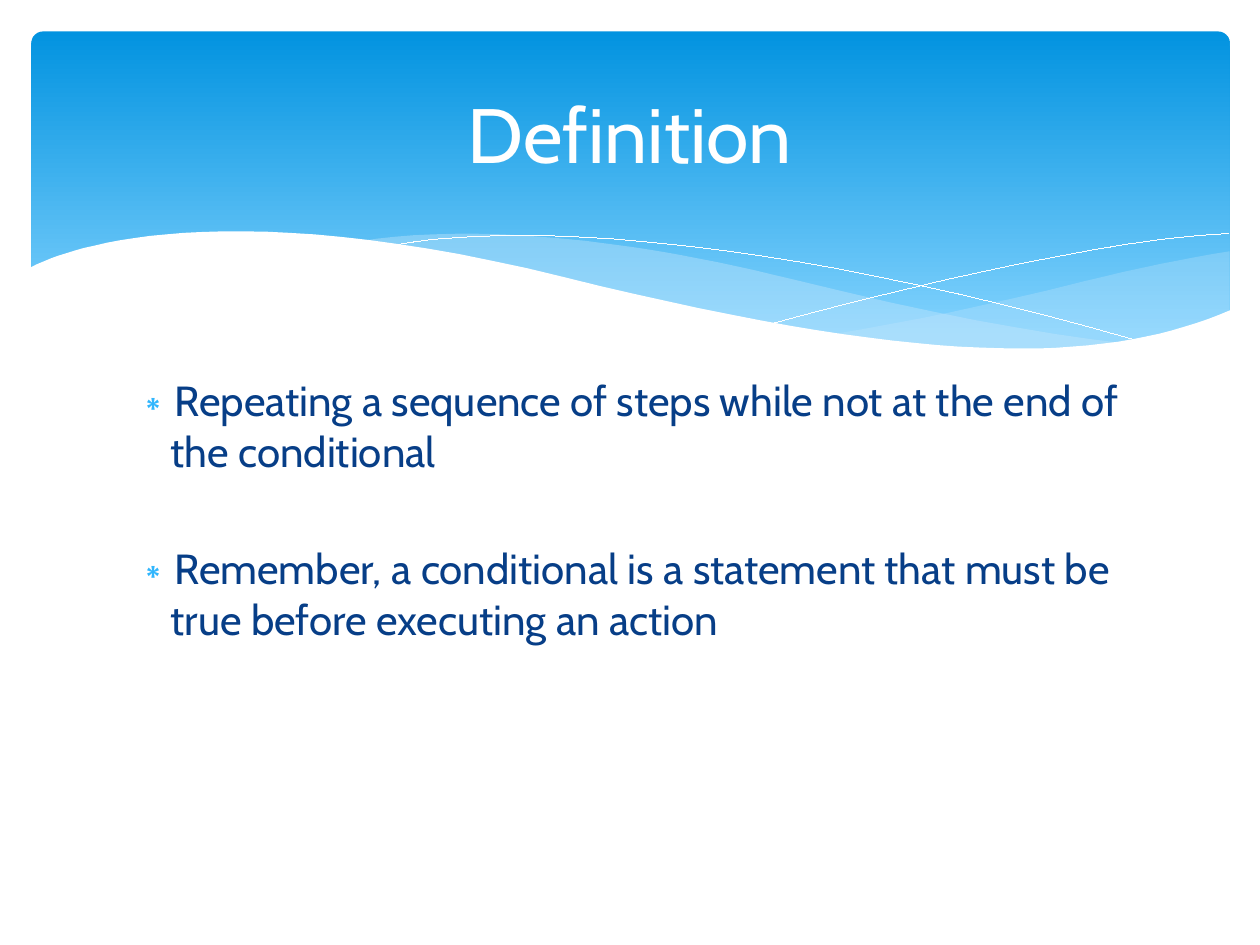
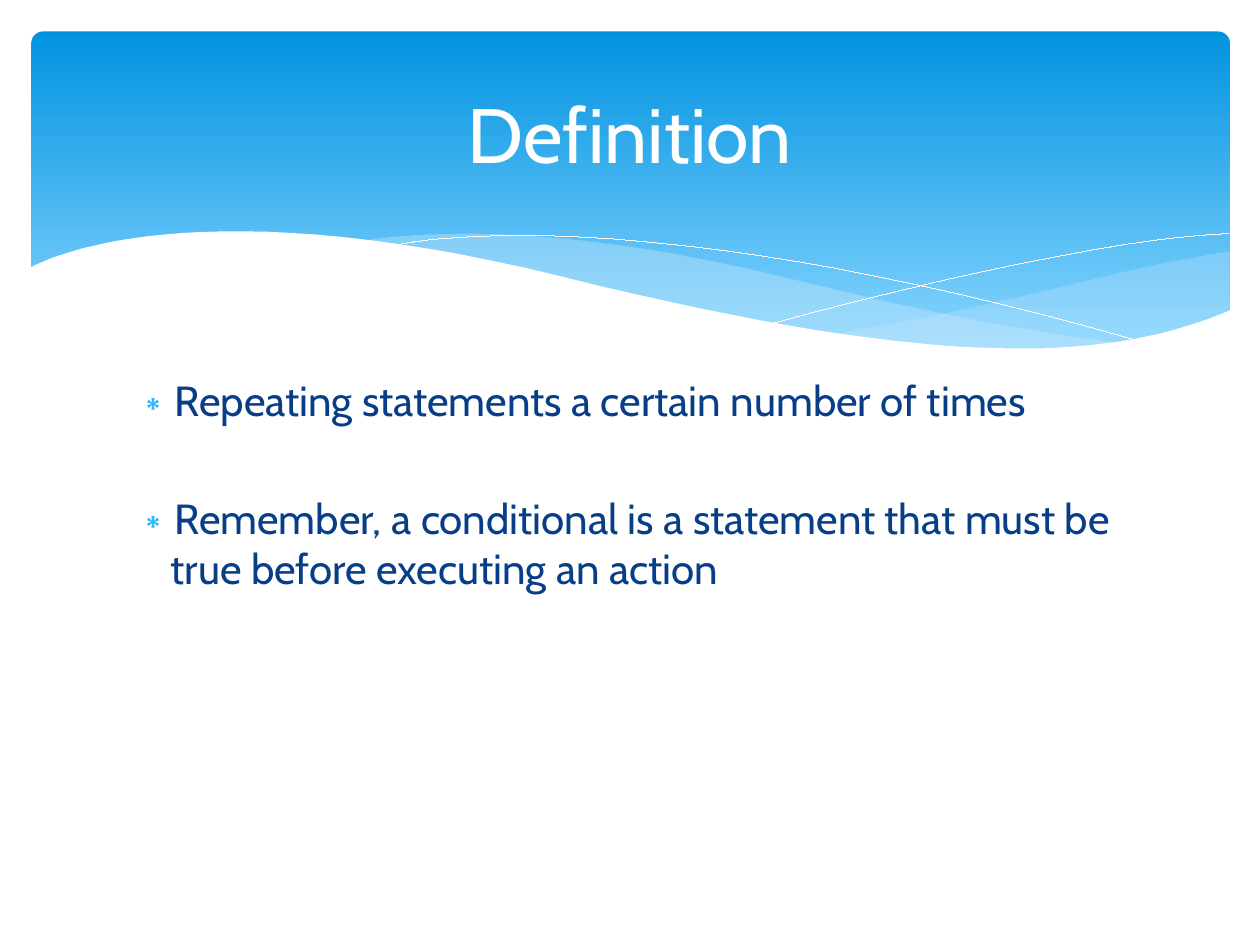
Before and after one commit to Cheyrenne/Python-and-Game-Coding, a slide deck: slide 2 of For Loop Resource.pptx. Drawn at 1260x945 pixels with LibreOffice and Linux fonts; fonts in the diff are those of the drawing. Boxes give left, top, right and bottom in pixels: in the first picture for what was removed or moved away, otherwise in the second. Text is boxed around its words. In the diff, an @@ line names an element or a change of style, - is before the commit and + after.

```diff
--- a/For Loop Resource.pptx
+++ b/For Loop Resource.pptx
@@ text at (175, 384, 1026, 426): text changed @@
-∗ Repeating a sequence of steps while not at the end of the conditional
+∗ Repeating statements a certain number of times
```
Also in this commit, not shown: 3 other slides changed.
